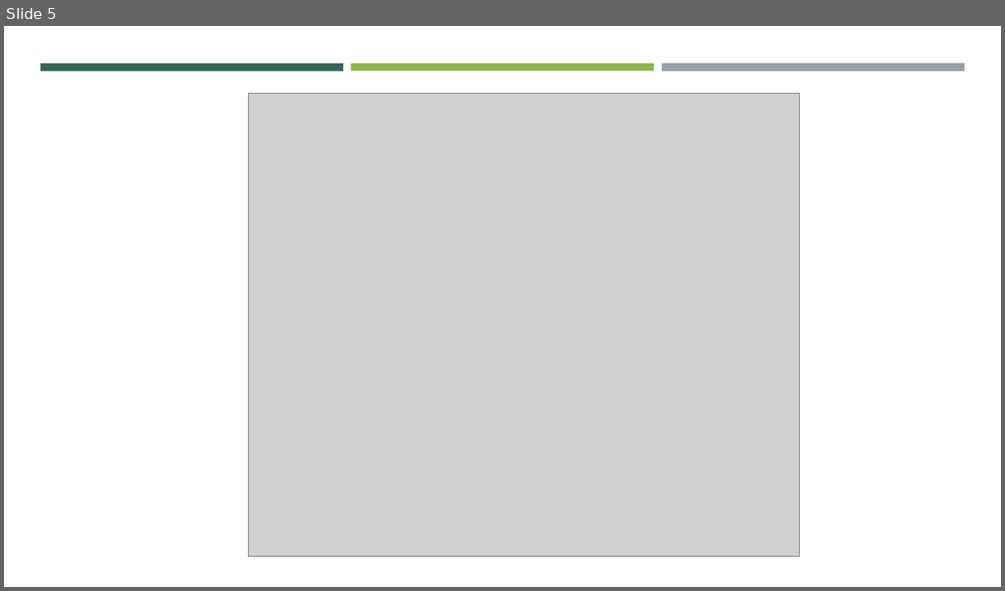
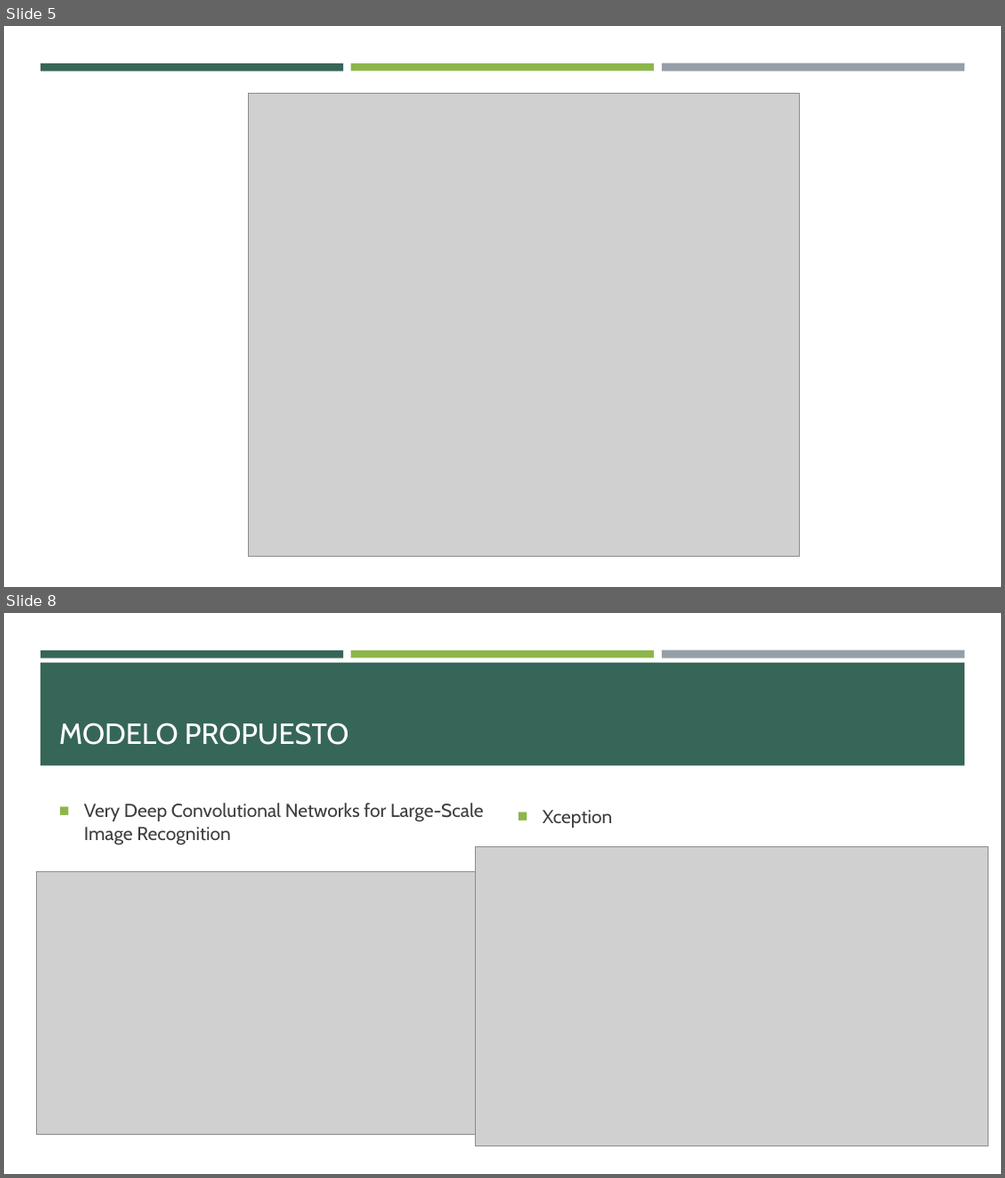
Before and after one commit to ErickaBermudez/spider-classification, a slide deck: docs/01 Project Presentation.pptx. Shown one above the other, each under a label of ours: slide 5 before the commit, slides 5 and 8 after it; the slides between them are not shown. The pictures are 1005x591 and 1005x1178 pixels, drawn with LibreOffice and Linux fonts; fonts in the diff are those of the drawing; grey boxes stand for pictures. Boxes give left, top, right and bottom in pixels: in the first picture for what was removed or moved away, otherwise in the second. Text is boxed around its words. In the diff, an @@ line names an element or a change of style, - is before the commit and + after.

```diff
--- a/docs/01 Project Presentation.pptx
+++ b/docs/01 Project Presentation.pptx
@@ slide 8 added at [4,613,1001,1174], background #FFFFFF; not listed: 3 template elements that a slide beside it also shows @@
@@ rectangle added at [40,662,965,765], fill #366658 @@
@@ title added at [59,722,348,745], 28 pt, text #FFFFFF @@
+MODELO PROPUESTO
@@ text added at [84,803,483,845], 18 pt, text #3D3D3D @@
+■ Very Deep Convolutional Networks for Large-Scale Image Recognition
@@ text added at [542,810,612,827], 18 pt, text #3D3D3D @@
+■ Xception
@@ picture added at [475,847,988,1146] @@
@@ picture added at [36,872,481,1134] @@
```
Also in this commit, not shown: 4 slides changed, 4 other slides added, 1 slide removed.
